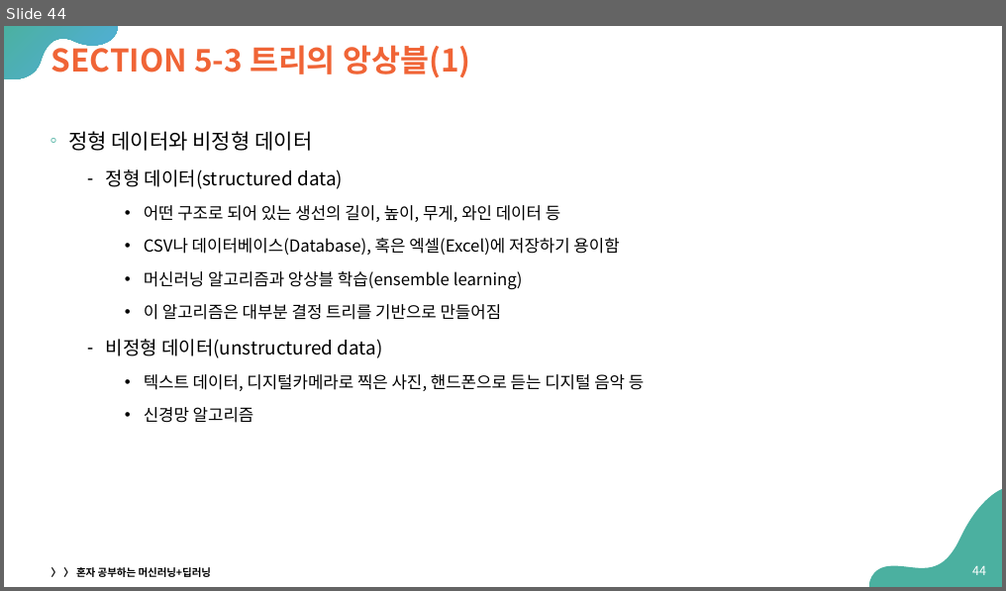
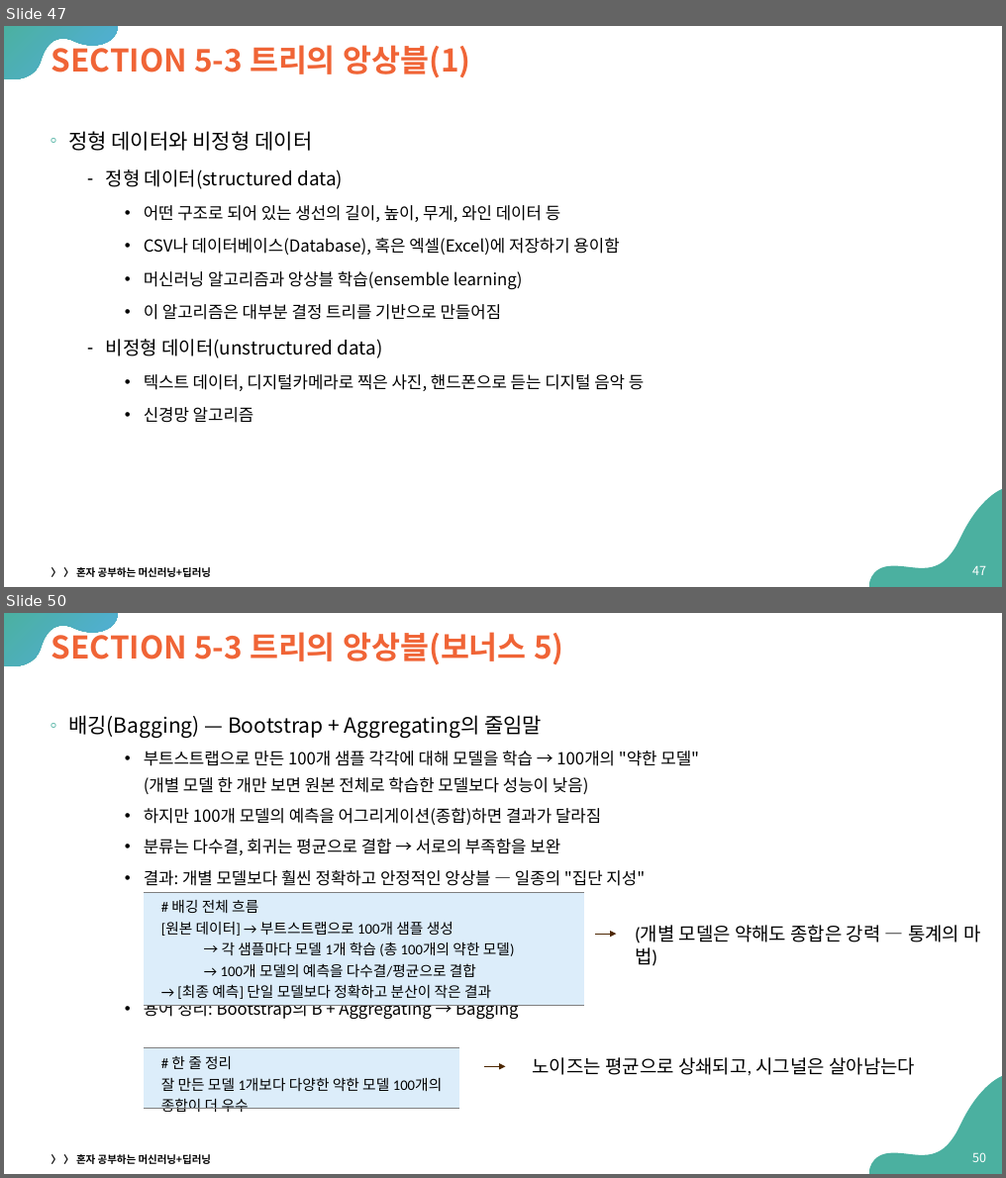
Before and after one commit to Sangdon-Park/Sangdon-Park.github.io, a slide deck: data/인공지능/05-트리 알고리즘.pptx. Shown one above the other, each under a label of ours: slide 44 before the commit, slides 47 and 50 after it; the slides between them are not shown. The pictures are 1006x591 and 1006x1178 pixels, drawn with LibreOffice and Linux fonts; fonts in the diff are those of the drawing. Boxes give left, top, right and bottom in pixels: in the first picture for what was removed or moved away, otherwise in the second. Text is boxed around its words. In the diff, an @@ line names an element or a change of style, - is before the commit and + after.

```diff
--- a/data/인공지능/05-트리 알고리즘.pptx
+++ b/data/인공지능/05-트리 알고리즘.pptx
@@ slide 50 added at (4,613,1002,1174), background #FFFFFF; not listed: 2 template elements that a slide beside it also shows @@
@@ title added at (52,627,563,664), 30 pt, text #F06436, bold @@
+SECTION 5-3 트리의 앙상블(보너스 5)
@@ text added at (68,715,699,1019), 16 pt, text #000000 @@
+◦ 배깅(Bagging) — Bootstrap + Aggregating의 줄임말
+    • 부트스트랩으로 만든 100개 샘플 각각에 대해 모델을 학습 → 100개의 "약한 모델"
+      (개별 모델 한 개만 보면 원본 전체로 학습한 모델보다 성능이 낮음)
+    • 하지만 100개 모델의 예측을 어그리게이션(종합)하면 결과가 달라짐
+    • 분류는 다수결, 회귀는 평균으로 결합 → 서로의 부족함을 보완
+    • 결과: 개별 모델보다 훨씬 정확하고 안정적인 앙상블 — 일종의 "집단 지성"
+    • 용어 정리: Bootstrap의 B + Aggregating → Bagging
@@ table added at (144,892,584,1138), 1 rows, 1 columns @@
+# 배깅 전체 흐름 / [원본 데이터] → 부트스트랩으로 100개 샘플 생성 / → 각 샘플마다 모델 1개 학습 (총 100개의 약한 모델) / → 100개 모델의 예측을 다수결/평균으로 결합 / → [최종 예측] 단일 모델보다 정확하고 분산이 작은 결과
@@ arrow added from (595, 934) to (617, 934), #4D2702 0.75 pt @@
@@ text added at (635,925,981,944), 18 pt, text #000000 @@
+(개별 모델은 약해도 종합은 강력 — 통계의 마법)
@@ table added at (144,1049,459,1174), 1 rows, 1 columns @@
+# 한 줄 정리 / 잘 만든 모델 1개보다 다양한 약한 모델 100개의 종합이 더 우수
@@ text added at (532,1058,915,1076), 18 pt, text #000000 @@
+노이즈는 평균으로 상쇄되고, 시그널은 살아남는다
@@ arrow added from (484, 1066) to (506, 1066), #4D2702 0.75 pt @@
@@ text added at (51,1155,211,1164), 10 pt, text #000000, bold @@
+〉 〉 혼자 공부하는 머신러닝+딥러닝
@@ page number added at (972,1153,986,1162), 12 pt, text #FFFFFF @@
+50
@@ what was slide 44 is now slide 47 @@
@@ page number at (972,566,986,575): text changed @@
-44
+47
```
Also in this commit, not shown: 1 slide changed, 16 other slides added, 5 other files.
